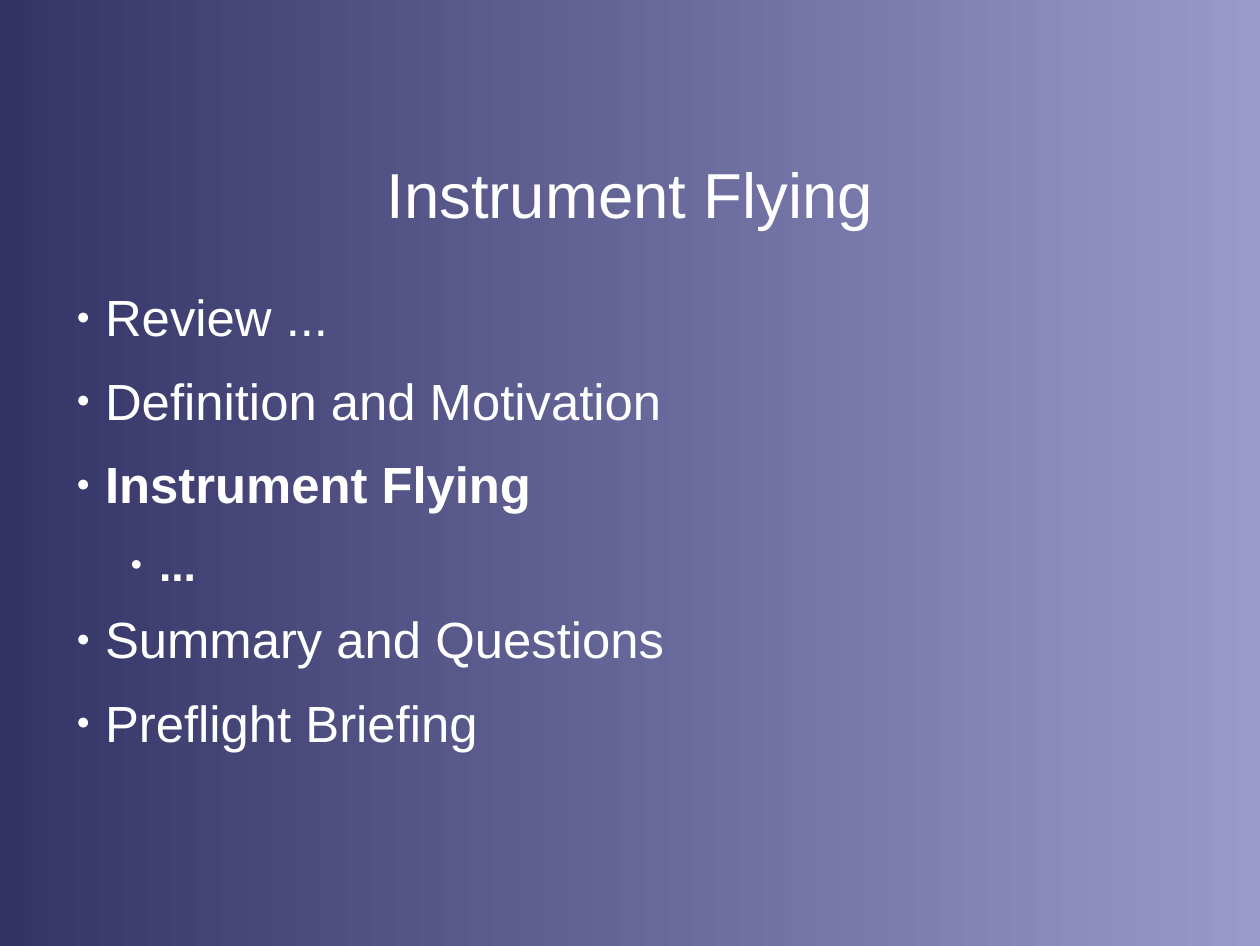
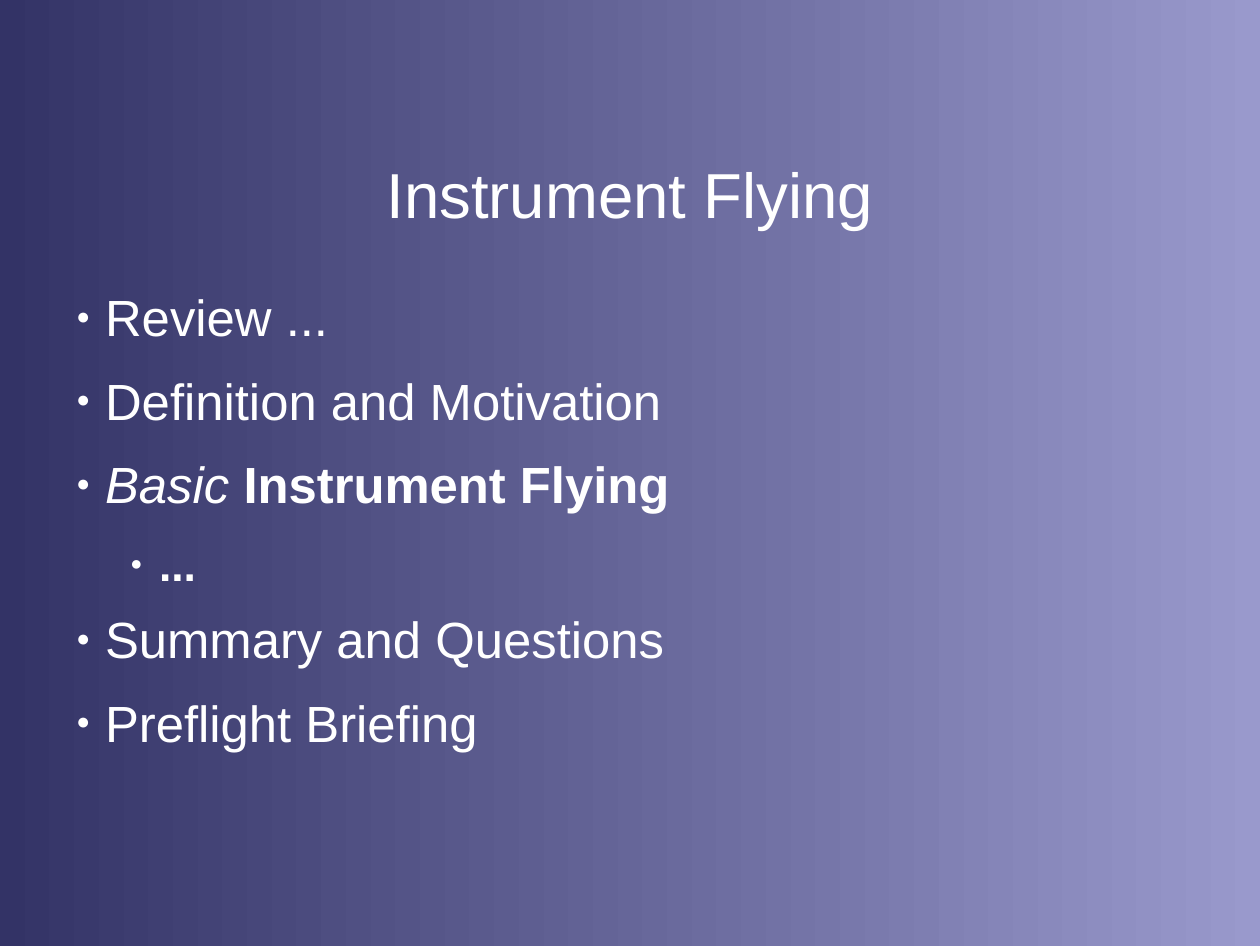
Before and after one commit to stephanheinemann/flight, a slide deck: slide 2 of FI/Instruments/Instruments.odp. Drawn at 1260x946 pixels with LibreOffice and Linux fonts; fonts in the diff are those of the drawing; background and template pictures are left out. Boxes give left, top, right and bottom in pixels: in the first picture for what was removed or moved away, otherwise in the second. Text is boxed around its words. In the diff, an @@ line names an element or a change of style, - is before the commit and + after.

Commit message:
extended instruments presentation

```diff
--- a/FI/Instruments/Instruments.odp
+++ b/FI/Instruments/Instruments.odp
@@ text at <box>105,466,669,514</box>: text changed @@
-● Instrument Flying
+● Basic Instrument Flying
```
Also in this commit, not shown: 1 other slide changed, 11 slides added, 1 slide removed, 1 other file.
